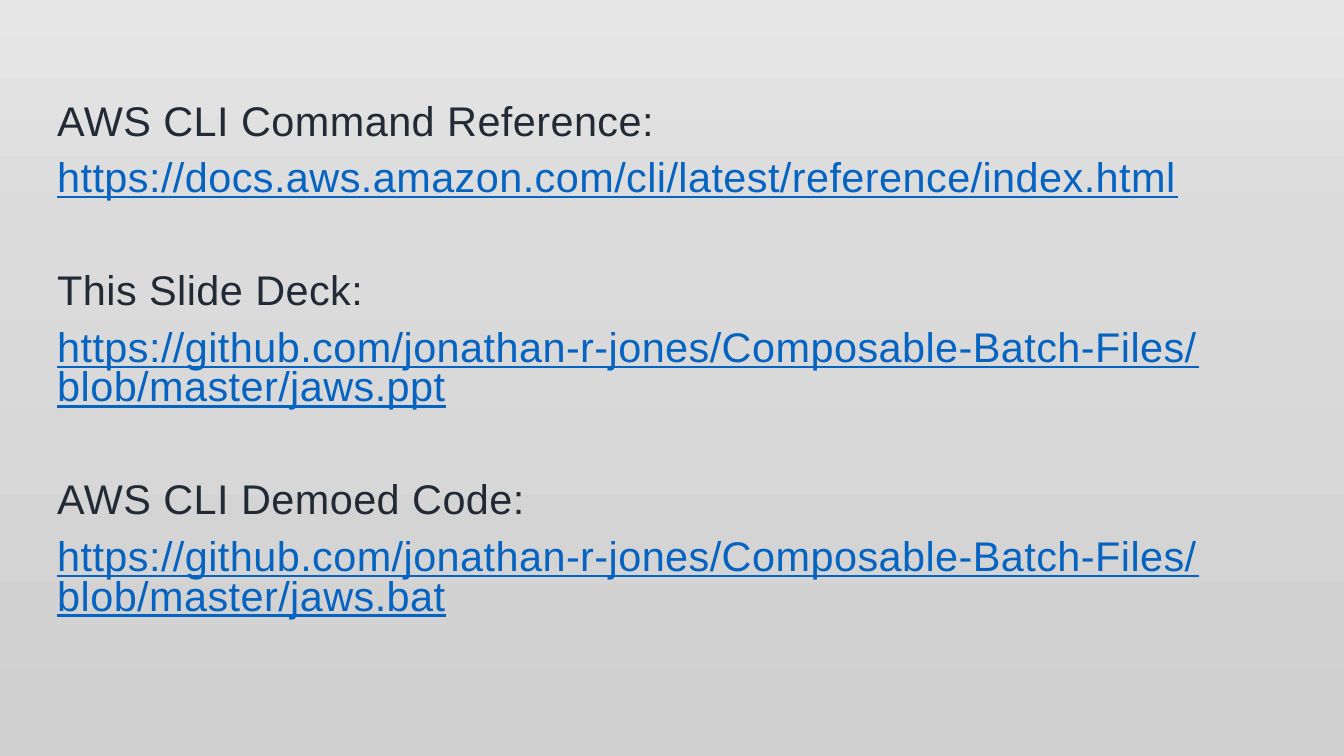
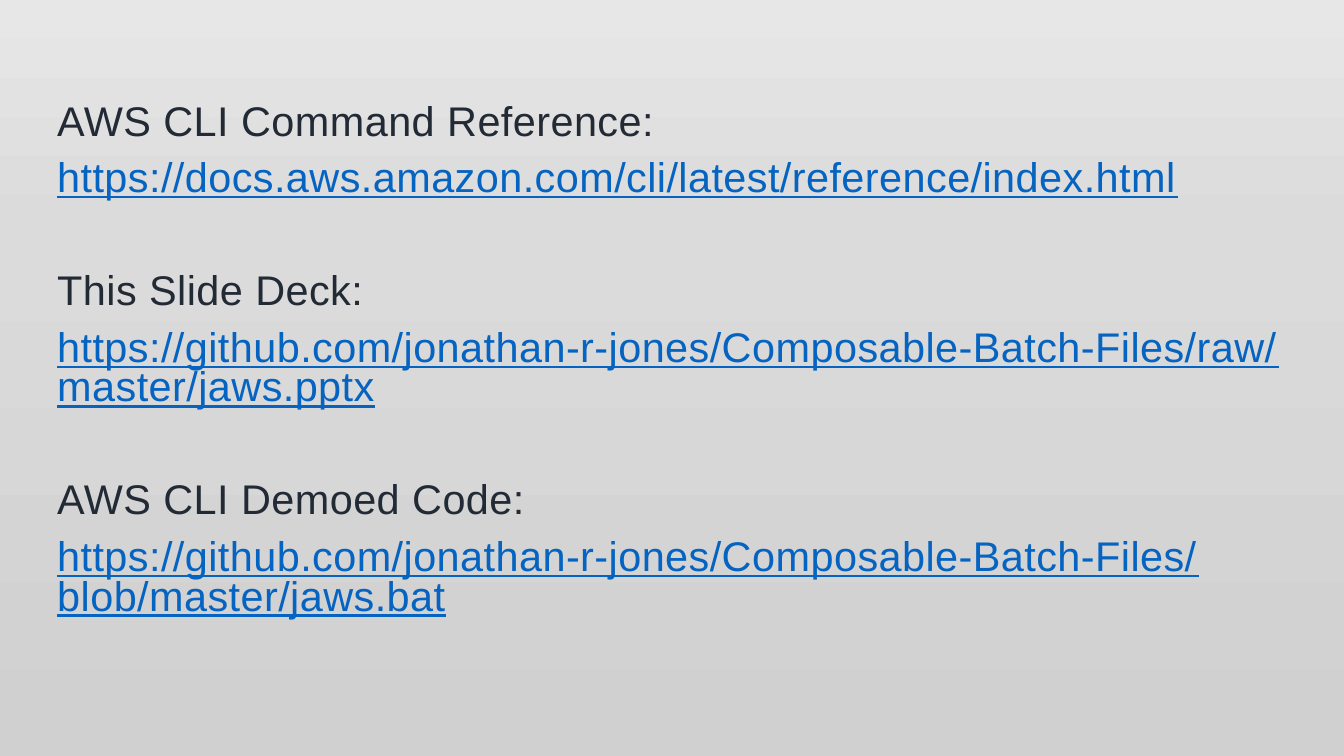
Before and after one commit to jonathan-r-jones/Composable-Batch-Files, a slide deck: slide 10 of jaws.pptx (slide 4 before the commit). Drawn at 1344x756 pixels with LibreOffice and Linux fonts; fonts in the diff are those of the drawing; background and template pictures are left out. Boxes give left, top, right and bottom in pixels: in the first picture for what was removed or moved away, otherwise in the second. Text is boxed around its words. In the diff, an @@ line names an element or a change of style, - is before the commit and + after.

```diff
--- a/jaws.pptx
+++ b/jaws.pptx
@@ text at box(57, 332, 1276, 409): text changed @@
-https://github.com/jonathan-r-jones/Composable-Batch-Files/blob/master/jaws.ppt
+https://github.com/jonathan-r-jones/Composable-Batch-Files/raw/master/jaws.pptx
```
Also in this commit, not shown: 5 other slides changed, 5 slides added, 2 slides removed, 3 other files.
